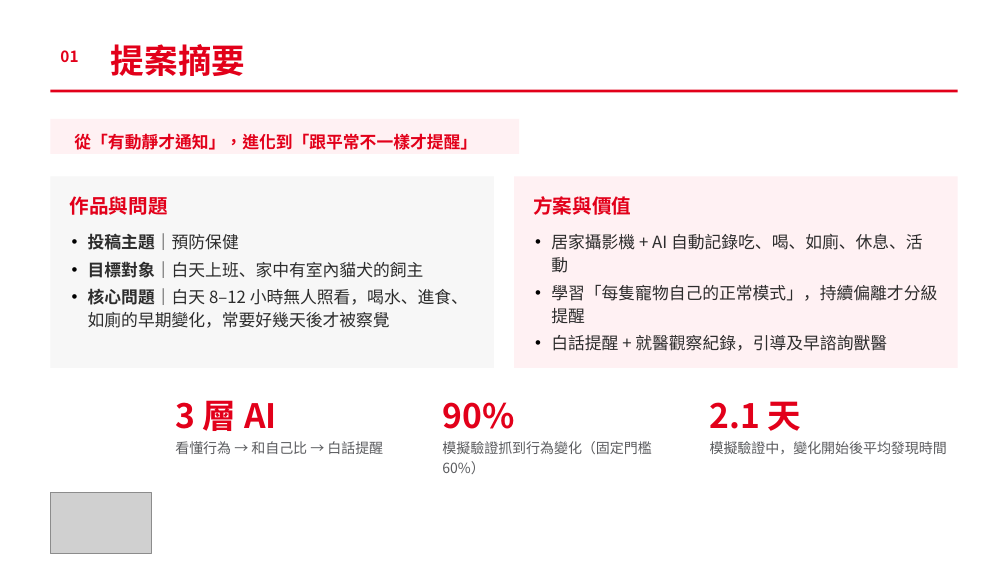
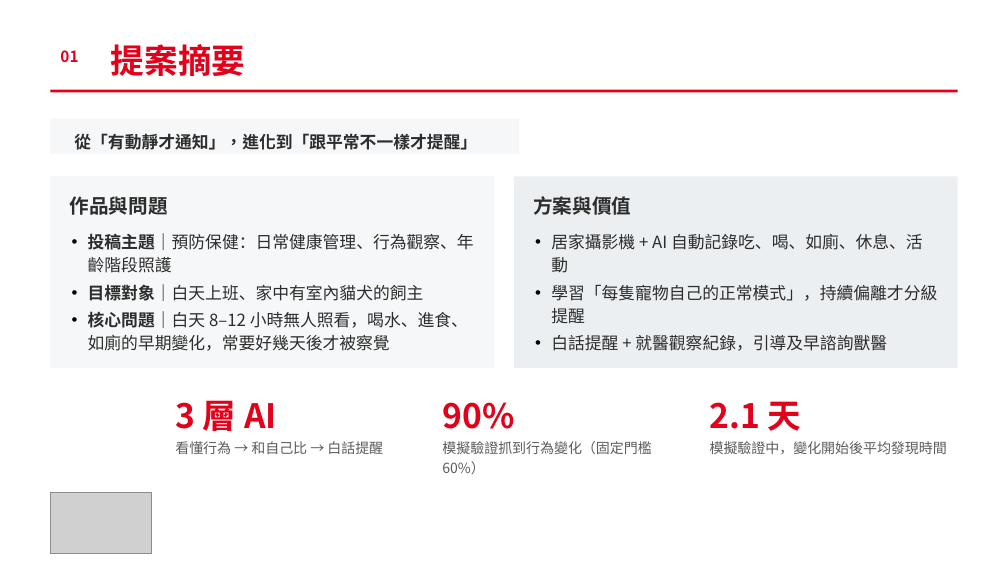
Before and after one commit to ammieliu-jpg/AI_animal, a slide deck: slide 2 of docs/proposal/PetSentinel_proposal.pptx. Drawn at 1008x567 pixels with LibreOffice and Linux fonts; fonts in the diff are those of the drawing; grey boxes stand for pictures. Boxes give left, top, right and bottom in pixels: in the first picture for what was removed or moved away, otherwise in the second. Text is boxed around its words. In the diff, an @@ line names an element or a change of style, - is before the commit and + after.

```diff
--- a/docs/proposal/PetSentinel_proposal.pptx
+++ b/docs/proposal/PetSentinel_proposal.pptx
@@ rectangle at bbox=[50, 119, 519, 154]: fill #FFF1F3 to #F6F7F8 @@
@@ rectangle at bbox=[50, 176, 494, 368]: fill #F7F7F7 to #F6F7F8 @@
@@ rectangle at bbox=[514, 176, 958, 368]: fill #FFF1F3 to #ECEFF2 @@
@@ text colour #E2001A to #2D2D2D in 3 elements at bbox=[74, 133, 477, 150], bbox=[70, 196, 168, 215], bbox=[533, 196, 631, 215] @@
@@ text at bbox=[88, 233, 474, 273]: text changed; bold off @@
-• 投稿主題｜預防保健
+• 投稿主題｜預防保健：日常健康管理、行為觀察、年齡階段照護
```
Also in this commit, not shown: 14 other slides changed, 2 other files.
